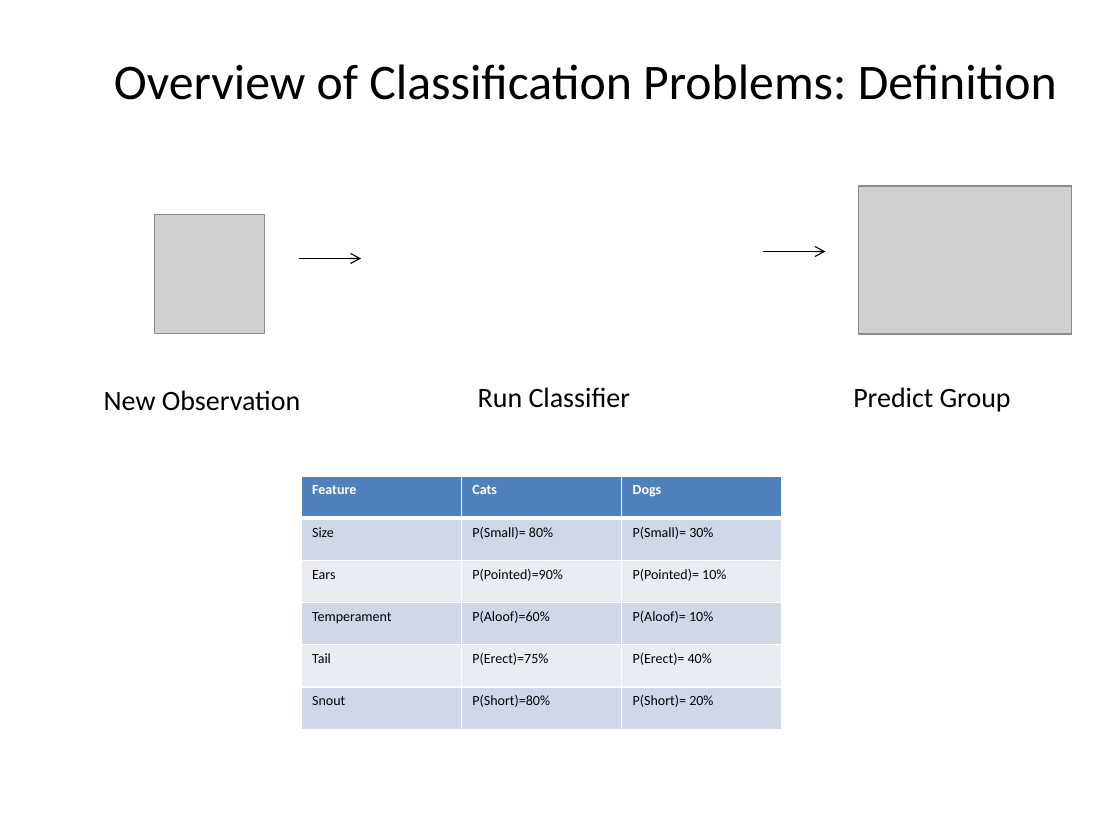
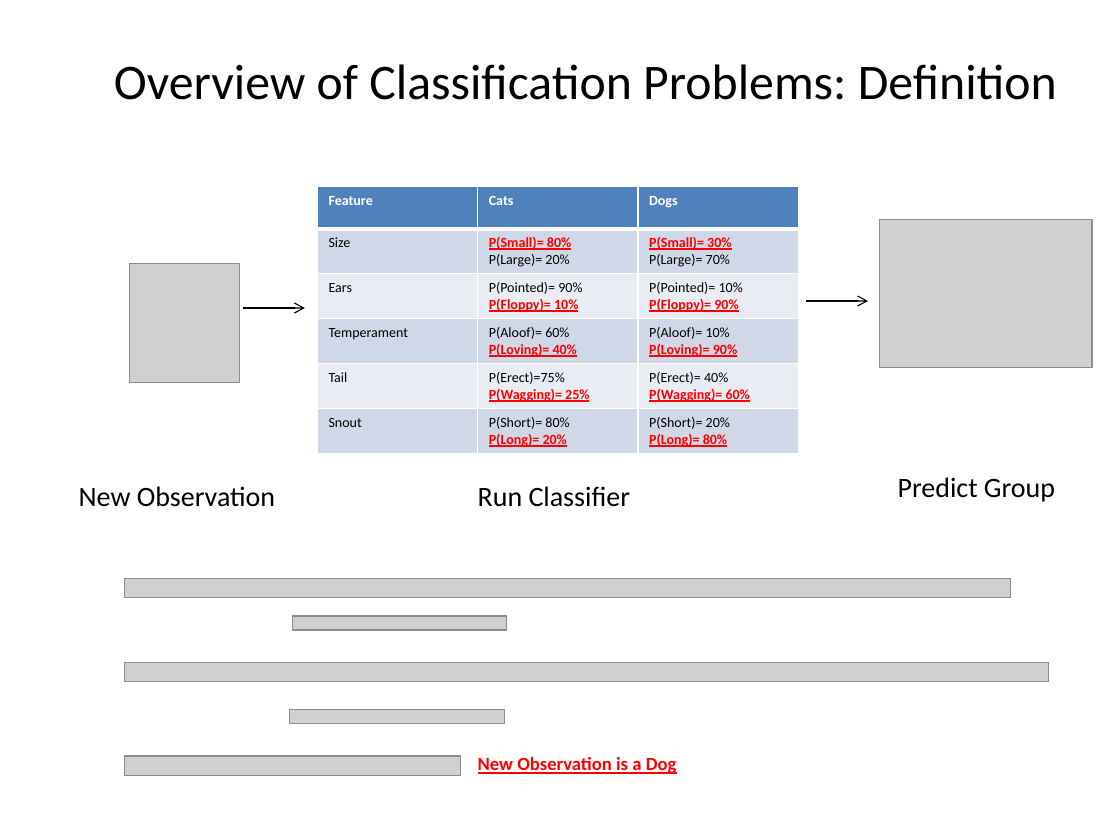
Before and after one commit to adam-m-mcelhinney/MCS507_Final_Project, a slide deck: slide 14 of Presentation/Bayesian Classifiers in Python.pptx. Drawn at 1120x840 pixels with LibreOffice and Linux fonts; fonts in the diff are those of the drawing; grey boxes stand for pictures; background and template pictures are left out. Boxes give left, top, right and bottom in pixels: in the first picture for what was removed or moved away, otherwise in the second. Text is boxed around its words. In the diff, an @@ line names an element or a change of style, - is before the commit and + after.

```diff
--- a/Presentation/Bayesian Classifiers in Python.pptx
+++ b/Presentation/Bayesian Classifiers in Python.pptx
@@ table at [317,187,797,454] @@
-row 2, column 2: P(Small)= 80%
+row 2, column 2: P(Small)= 80% / P(Large)= 20%
-row 2, column 3: P(Small)= 30%
+row 2, column 3: P(Small)= 30% / P(Large)= 70%
-row 3, column 2: P(Pointed)=90%
+row 3, column 2: P(Pointed)= 90% / P(Floppy)= 10%
-row 3, column 3: P(Pointed)= 10%
+row 3, column 3: P(Pointed)= 10% / P(Floppy)= 90%
-row 4, column 2: P(Aloof)=60%
+row 4, column 2: P(Aloof)= 60% / P(Loving)= 40%
-row 4, column 3: P(Aloof)= 10%
+row 4, column 3: P(Aloof)= 10% / P(Loving)= 90%
-row 5, column 2: P(Erect)=75%
+row 5, column 2: P(Erect)=75% / P(Wagging)= 25%
-row 5, column 3: P(Erect)= 40%
+row 5, column 3: P(Erect)= 40% / P(Wagging)= 60%
-row 6, column 2: P(Short)=80%
+row 6, column 2: P(Short)= 80% / P(Long)= 20%
-row 6, column 3: P(Short)= 20%
+row 6, column 3: P(Short)= 20% / P(Long)= 80%
@@ table: place and size @@
-table at [301,476,782,729]
+table at [317,187,797,454]
@@ picture: place and size @@
-picture at [859,186,1072,334]
+picture at [879,220,1092,367]
@@ picture: place and size @@
-picture at [155,214,265,333]
+picture at [129,263,240,382]
@@ arrow moved from (299, 259) - (361, 259) to (243, 308) - (305, 308) @@
@@ arrow moved from (763, 252) - (825, 252) to (806, 301) - (868, 301) @@
@@ text "New Observation": place and size @@
-text "New Observation" at [104,390,300,411]
+text "New Observation" at [79,486,275,507]
@@ text "Run Classifier": place and size @@
-text "Run Classifier" at [478,387,631,408]
+text "Run Classifier" at [478,486,631,507]
@@ text "Predict Group": place and size @@
-text "Predict Group" at [853,387,1011,412]
+text "Predict Group" at [898,477,1055,502]
@@ picture added at [124,579,1011,598] @@
@@ picture added at [292,616,507,629] @@
@@ picture added at [124,663,1048,682] @@
@@ picture added at [290,709,505,722] @@
@@ picture added at [124,756,460,776] @@
@@ text added at [478,757,677,774], 12 pt, text #FF0000, bold, underline @@
+New Observation is a Dog
```
Also in this commit, not shown: 3 other slides changed, 3 slides added, 6 other files.
